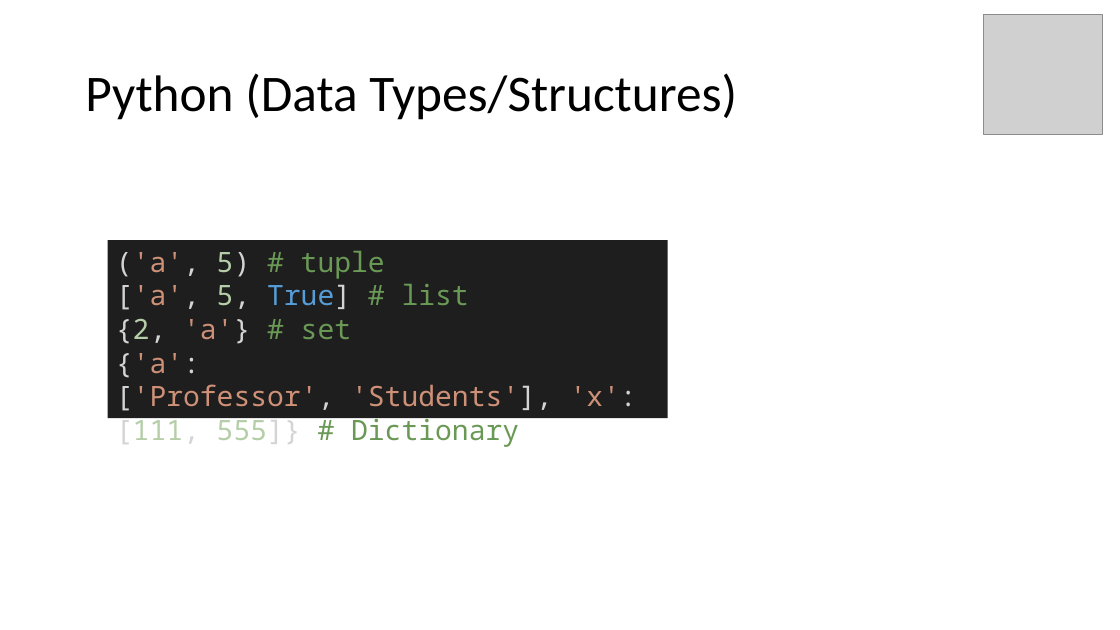
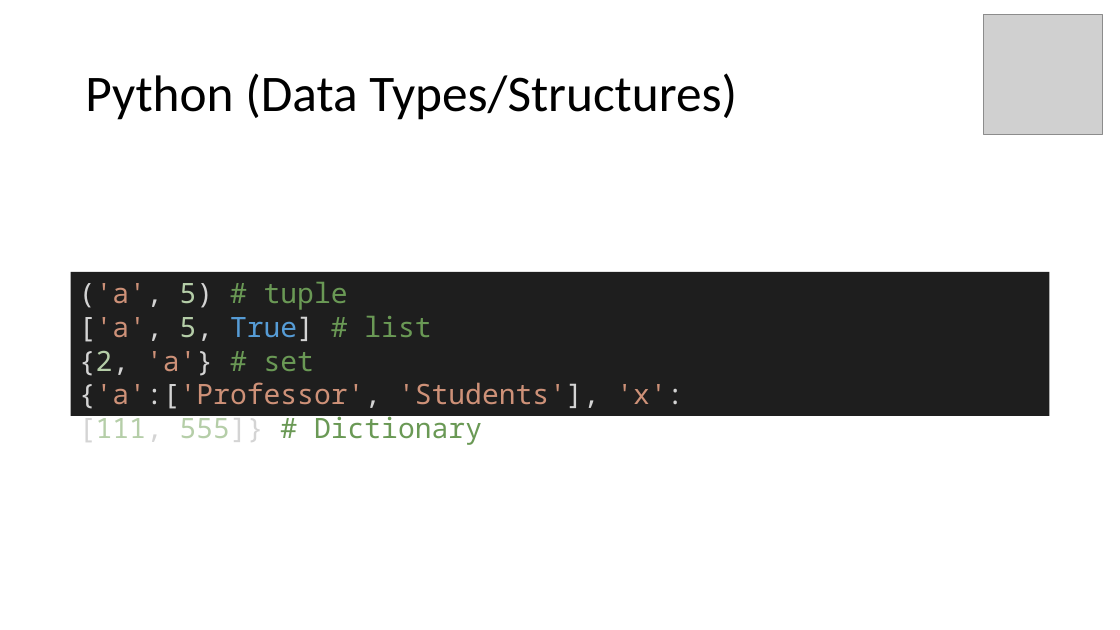
Before and after one commit to mathphysmx/teaching-ml, a slide deck: slide 10 of slides/01_softwareTutorial.pptx. Drawn at 1120x630 pixels with LibreOffice and Linux fonts; fonts in the diff are those of the drawing; grey boxes stand for pictures. Boxes give left, top, right and bottom in pixels: in the first picture for what was removed or moved away, otherwise in the second. Text is boxed around its words. In the diff, an @@ line names an element or a change of style, - is before the commit and + after.

```diff
--- a/slides/01_softwareTutorial.pptx
+++ b/slides/01_softwareTutorial.pptx
@@ rectangle "('a', 5) # tuple": place and size @@
-rectangle "('a', 5) # tuple" at box(108, 240, 668, 418)
+rectangle "('a', 5) # tuple" at box(71, 272, 1049, 417)
```
Also in this commit, not shown: 2 other slides changed, 2 slides added, 9 other files.
